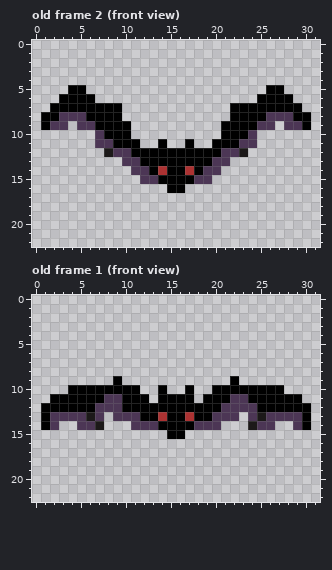
Pixel-art file: SoundsGuy/Arte/Entidades/Inimigos/Morcego/AseImporter/Morcego.ase. The picture above is the old version.
32x32 pixels, 11 frames. Shown: old frame 2 (front view): x 0..31, y 0..22; old frame 1 (front view): x 0..31, y 0..22. The commit also changed other frames, which this record leaves out.
Now the later version:
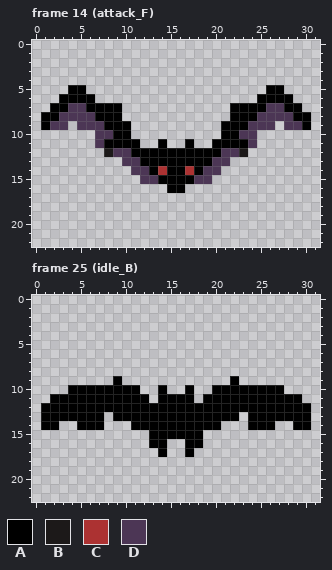
Palette (. is transparent): A #000000  B #1c1919  C #ac3232  D #4c3655
A new or re-ordered frame is compared with the old frame closest to it.
Changes in this commit:
frames 11 -> 48
layer "atk_F" added
layer "idle_B" added
layer "front view" removed
Frame 14 (attack_F) is new; against old frame 2 (front view), layer "atk_F":
Colour D becomes colour A in row 11 at x 8 and 23.
Colour A becomes colour D in row 7 at x 4 to 5 and 26 to 27; in row 8 at x 6 and 25; in row 9 at x 7 and 24; in row 10 at x 8 and 23.
Frame 25 (idle_B) is new; against old frame 1 (front view), layer "idle_B":
The author put colour A in rows 15 to 16 at x 13 to 14 and 17 to 18; in row 17 at x 14 and 17.
Colour B becomes colour A in row 13 at x 6 and 25; in row 14 at x 7 and 24.
Colour C becomes colour A in row 13 at x 14 and 17.
Colour D becomes colour A in row 11 at x 8 to 9 and 22 to 23; in row 12 at x 7 to 9 and 21 to 24; in row 13 at x 2 to 5, 7, 9 to 11, 20 to 22, 24 and 26 to 29; in row 14 at x 2, 5 to 6, 11 to 13, 18 to 20, 25 to 26 and 29.
